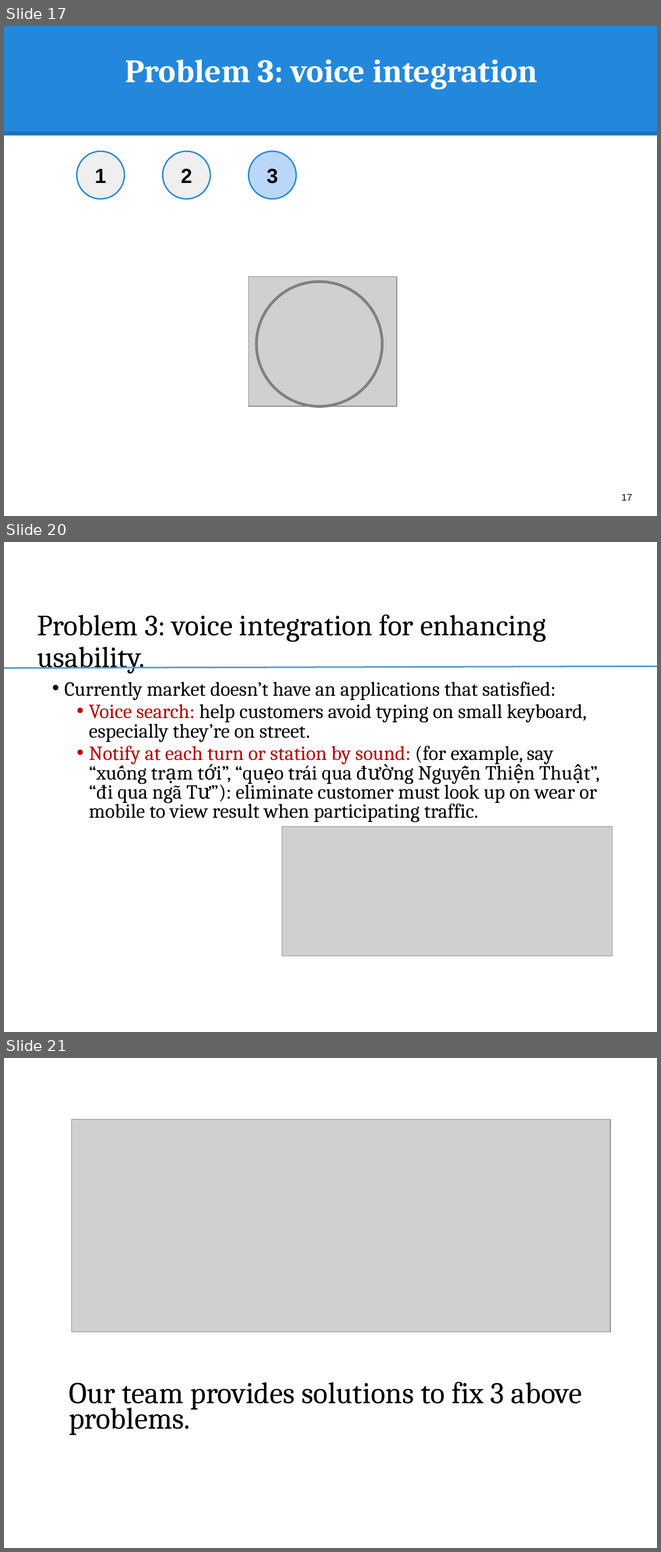
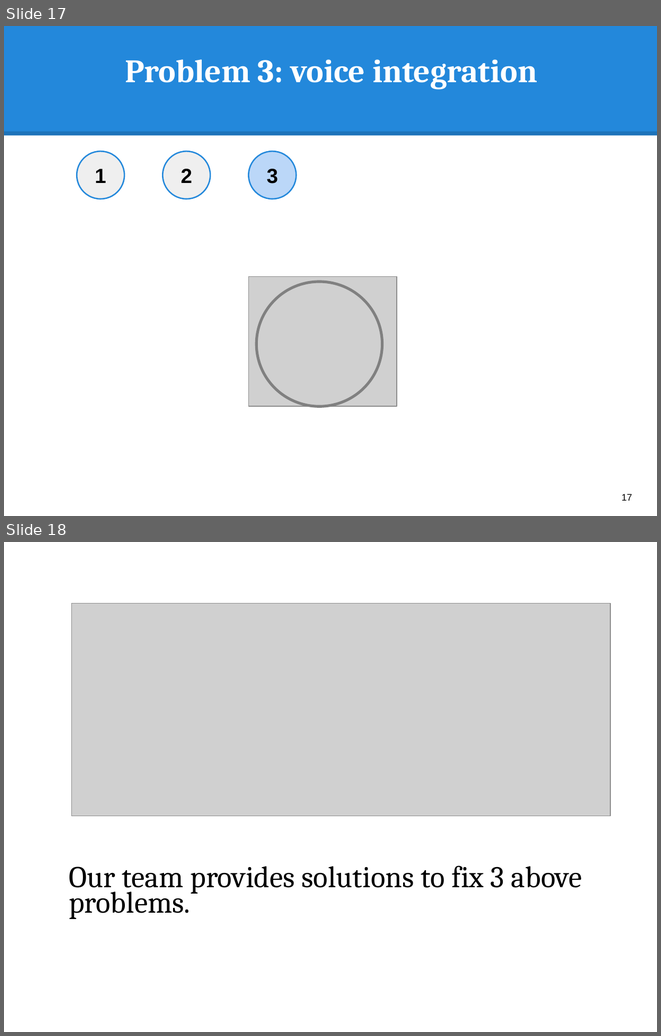
Before and after one commit to hqt/street-router, a slide deck: Document/presentation/full presentation.pptx. Shown one above the other, each under a label of ours: slides 17, 20 and 21 before the commit, slides 17 and 18 after it; the slides between them are not shown. The pictures are 661x1552 and 661x1036 pixels, drawn with LibreOffice and Linux fonts; fonts in the diff are those of the drawing; grey boxes stand for pictures. Boxes give left, top, right and bottom in pixels: in the first picture for what was removed or moved away, otherwise in the second. Text is boxed around its words. In the diff, an @@ line names an element or a change of style, - is before the commit and + after.

```diff
--- a/Document/presentation/full presentation.pptx
+++ b/Document/presentation/full presentation.pptx
@@ slide 20 removed at (4,542,657,1032), background #FFFFFF @@
@@ title removed at (37,614,546,673) @@
-Problem 3: voice integration for enhancing usability.
@@ line removed from (4, 668) to (657, 666) @@
@@ text removed at (64,681,597,822) @@
-• Currently market doesn’t have an applications that satisfied:
-  • Voice search: help customers avoid typing on small keyboard, especially they’re on street.
-  • Notify at each turn or station by sound: (for example, say “xuống trạm tới”, “quẹo trái qua đường Nguyễn Thiện Thuật”, “đi qua ngã Tư”): eliminate customer must look up on wear or mobile to view result when participating traffic.
@@ picture removed at (282,826,612,956) @@
@@ what was slide 21 is now slide 18 @@
```
Also in this commit, not shown: 125 slides added, 6 other slides removed, 4 other files.
